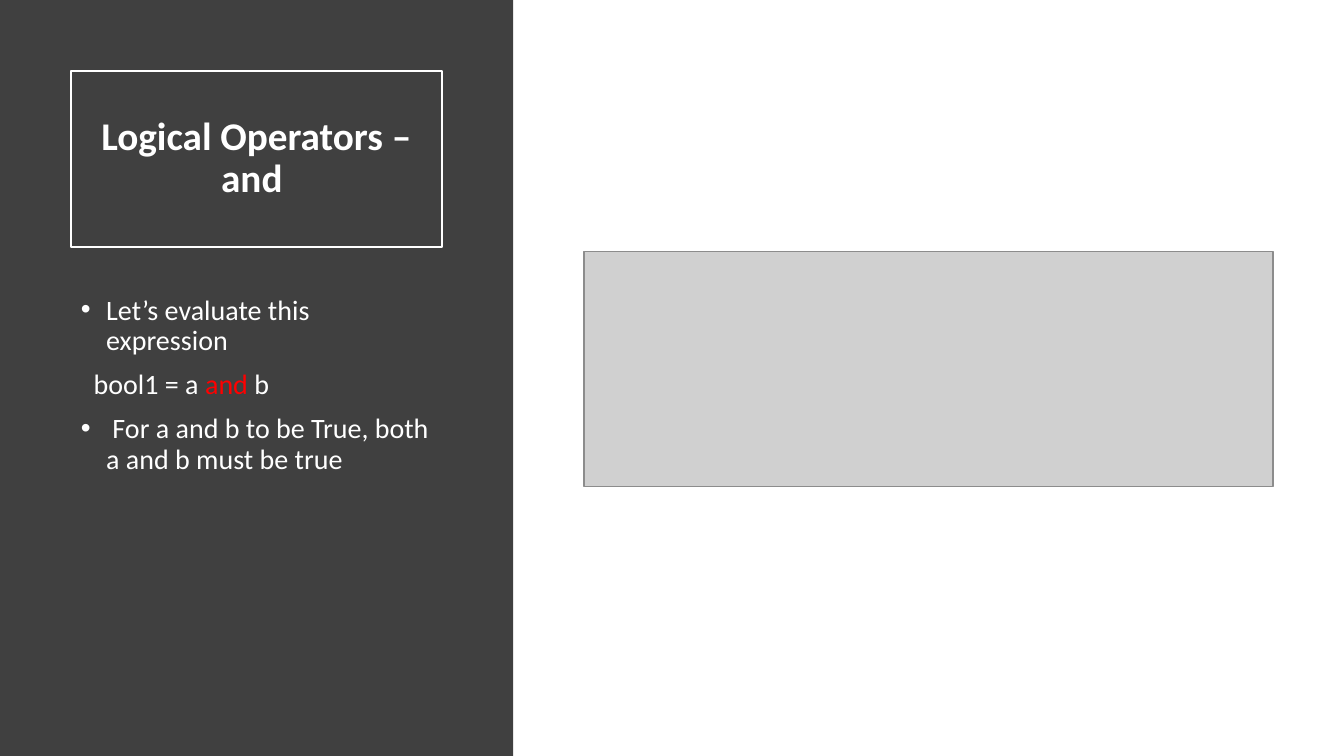
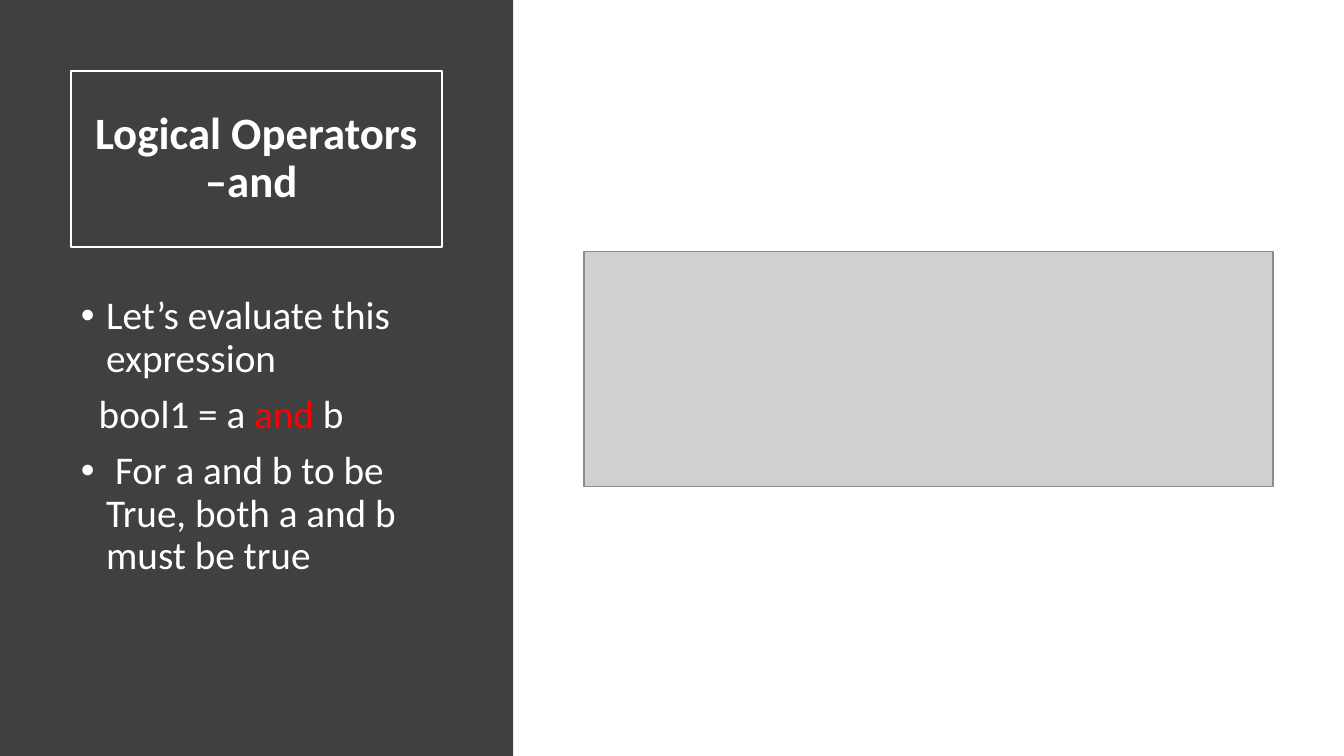
Before and after one commit to HKohin/Python-for-Upward-Bound-Program, a slide deck: slide 31 of PYTHON_5_Operators in Python.pptx. Drawn at 1344x756 pixels with LibreOffice and Linux fonts; fonts in the diff are those of the drawing; grey boxes stand for pictures. Boxes give left, top, right and bottom in pixels: in the first picture for what was removed or moved away, otherwise in the second. Text is boxed around its words. In the diff, an @@ line names an element or a change of style, - is before the commit and + after.

```diff
--- a/PYTHON_5_Operators in Python.pptx
+++ b/PYTHON_5_Operators in Python.pptx
@@ title "Logical Operators –and" at [71,71,442,247]: size 28 to 32 pt @@
@@ text "Let’s evaluate this expression" at [99,301,396,570]: size 20 to 28 pt @@
```
Also in this commit, not shown: 4 other slides changed.
